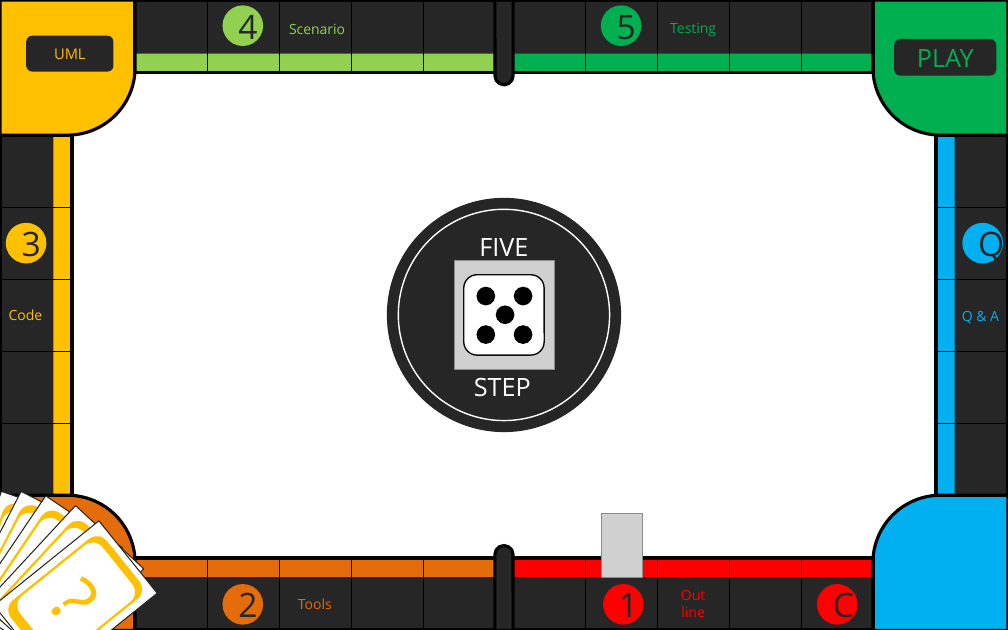
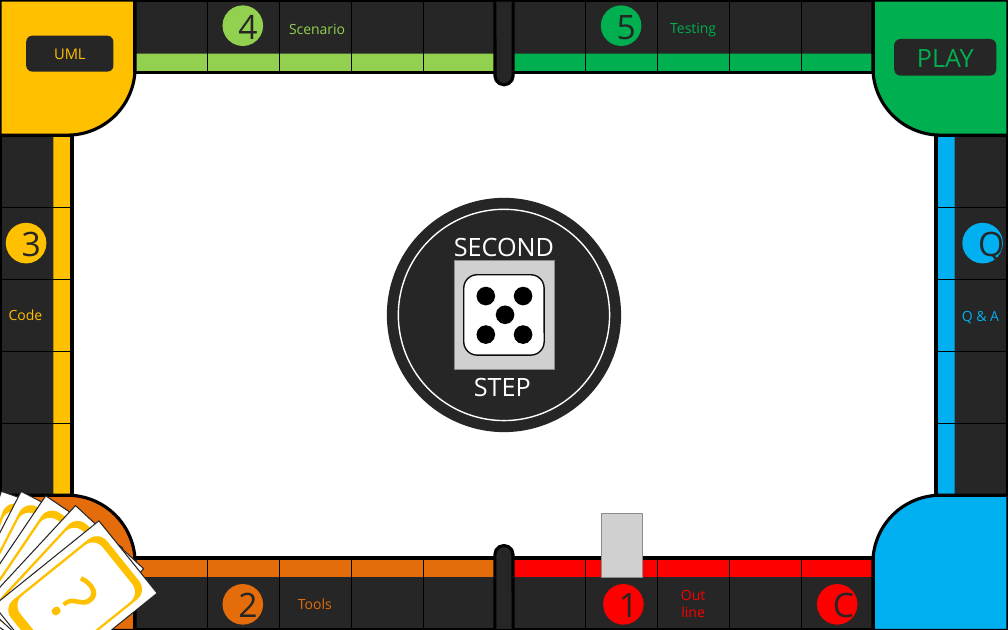
Before and after one commit to jopemachine-playground/Marble-of-University, a slide deck: slide 8 of Term_Project/텀프로젝트 최종 발표.pptx. Drawn at 1008x630 pixels with LibreOffice and Linux fonts; fonts in the diff are those of the drawing; grey boxes stand for pictures. Boxes give left, top, right and bottom in pixels: in the first picture for what was removed or moved away, otherwise in the second. Text is boxed around its words. In the diff, an @@ line names an element or a change of style, - is before the commit and + after.

```diff
--- a/Term_Project/텀프로젝트 최종 발표.pptx
+++ b/Term_Project/텀프로젝트 최종 발표.pptx
@@ text at (x1=454, y1=237, x2=554, y2=263): text changed @@
-FIVE
+SECOND
```
Also in this commit, not shown: 11 other slides changed, 4 slides added.
